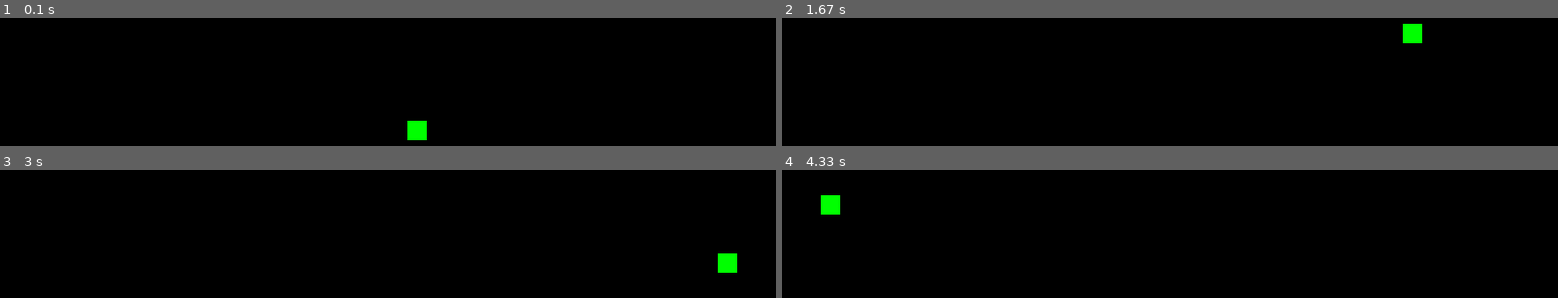
Above: before the commit, frames 1-4 (two rows, left to right).
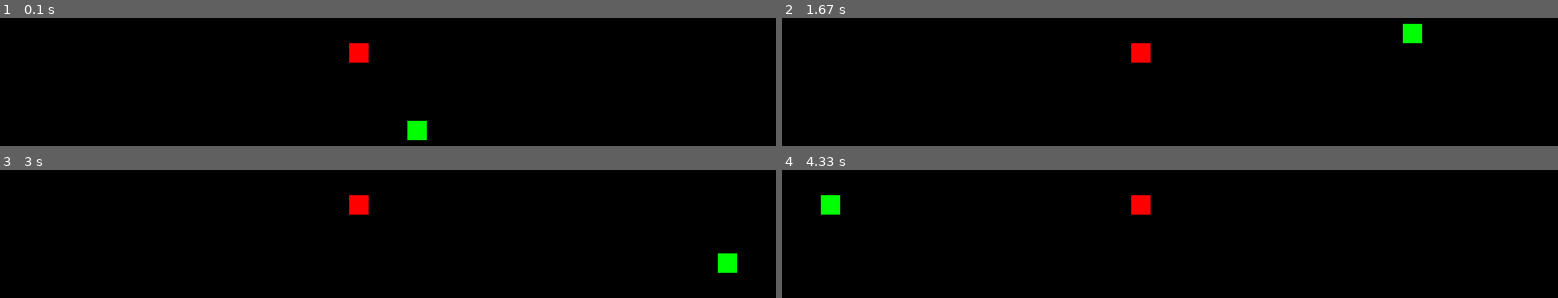
Above: after the commit, the same moments.

Repository: janisfs/python-pygame-snake.py
Game: pygame game, started from main.py
Two runs of this game, one before a commit and one after it. Both use one fixed random seed, a clock stepped at 60 frames per second and the inputs below.
Inputs:
- Up to frame 1 (0.1 s): no input
- Up to frame 2 (1.67 s): hold Right 0.33-0.8 s; hold Up 0.83-1.3 s; hold Right from 1.33 s (still down)
- Up to frame 3 (3 s): release Right at 1.8 s; hold Down 2.4-2.7 s; hold Left from 2.73 s (still down)
- Up to frame 4 (4.33 s): release Left at 3.13 s; hold Up 3.17-3.53 s; hold Right 3.57-4.2 s; hold Down from 4.23 s (still down)

The runs differ from the first frame. In frame 1, 0.4% of the frame differs, in the area x 45-48%, y 19-35%; in frame 2, 0.4%; in frame 3, 0.4%; in frame 4, 0.4%.

Commit message:
add new code

Diff:
--- a/food.py
+++ b/food.py
@@ -5,12 +5,14 @@
 
 class Food:
     def __init__(self):
-        self.position = self.generate_position()
+        self.position = self.random_position()
 
-    def generate_position(self):
-        x = random.randint(0, (SCREEN_WIDTH - GRID_SIZE) // GRID_SIZE) * GRID_SIZE
-        y = random.randint(0, (SCREEN_HEIGHT - GRID_SIZE) // GRID_SIZE) * GRID_SIZE
-        return (x, y)
+    def random_position(self):
+        return (random.randint(0, (SCREEN_WIDTH // GRID_SIZE) - 1) * GRID_SIZE,
+                random.randint(0, (SCREEN_HEIGHT // GRID_SIZE) - 1) * GRID_SIZE)
 
     def draw(self, screen):
         pygame.draw.rect(screen, RED, (self.position[0], self.position[1], GRID_SIZE, GRID_SIZE))
+
+    def respawn(self):
+        self.position = self.random_position()
--- a/main.py
+++ b/main.py
@@ -1,6 +1,7 @@
 import pygame
 import sys
 from snake import Snake
+from food import Food
 from constants import *
 
 
@@ -11,6 +12,7 @@
 
     clock = pygame.time.Clock()
     snake = Snake()
+    food = Food()
 
     running = True
     while running:
@@ -33,8 +35,14 @@
             print(e)
             running = False
 
+        # Проверка на столкновение змейки с едой
+        if snake.body[0] == food.position:
+            snake.grow()
+            food.respawn()
+
         screen.fill(BLACK)
         snake.draw(screen)
+        food.draw(screen)
         pygame.display.flip()
         clock.tick(10)
 
